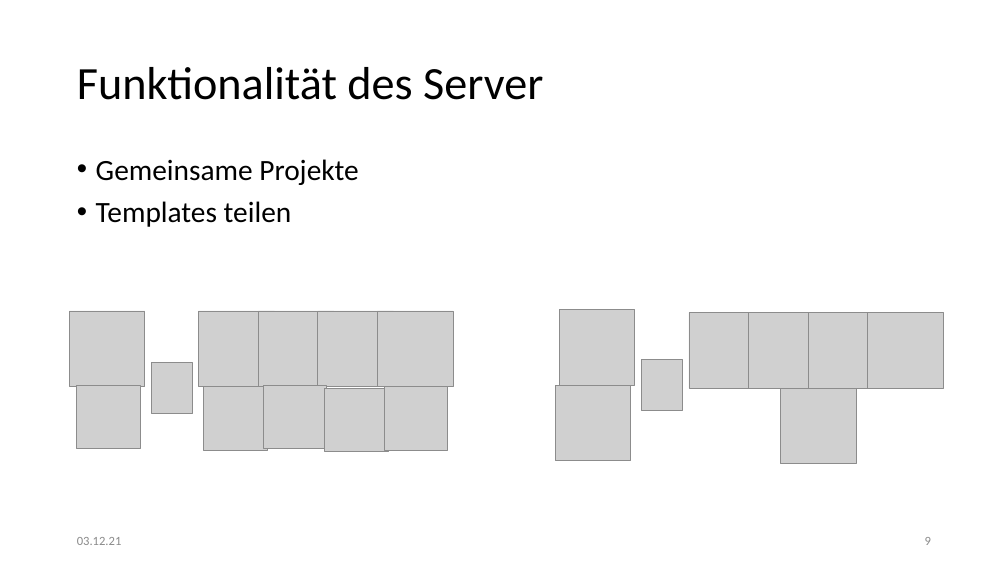
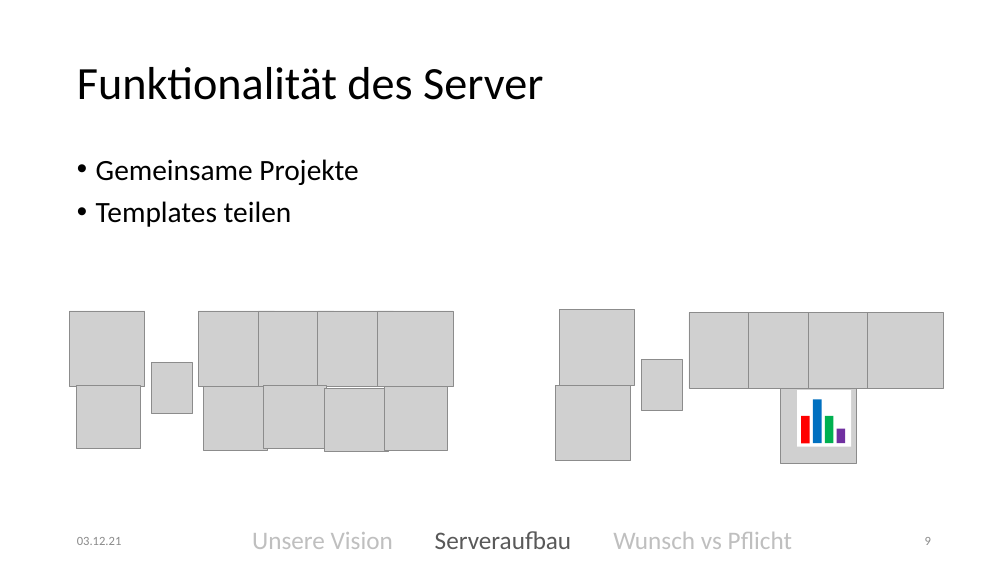
Before and after one commit to kittyahy/PSEAppGruppe2, a slide deck: slide 9 of Praesentationen/01-Definitionsphase/Präsentation.pptx. Drawn at 1008x567 pixels with LibreOffice and Linux fonts; fonts in the diff are those of the drawing; grey boxes stand for pictures. Boxes give left, top, right and bottom in pixels: in the first picture for what was removed or moved away, otherwise in the second. Text is boxed around its words. In the diff, an @@ line names an element or a change of style, - is before the commit and + after.

```diff
--- a/Praesentationen/01-Definitionsphase/Präsentation.pptx
+++ b/Praesentationen/01-Definitionsphase/Präsentation.pptx
@@ group added at box(798, 390, 851, 447): 5 rectangles @@
@@ text added at box(252, 532, 393, 549), 24 pt, text #BFBFBF @@
+Unsere Vision
@@ text added at box(435, 531, 571, 549), 24 pt, text #595959 @@
+Serveraufbau
@@ text added at box(613, 532, 792, 549), 24 pt, text #BFBFBF @@
+Wunsch vs Pflicht
```
Also in this commit, not shown: 16 other slides changed.
